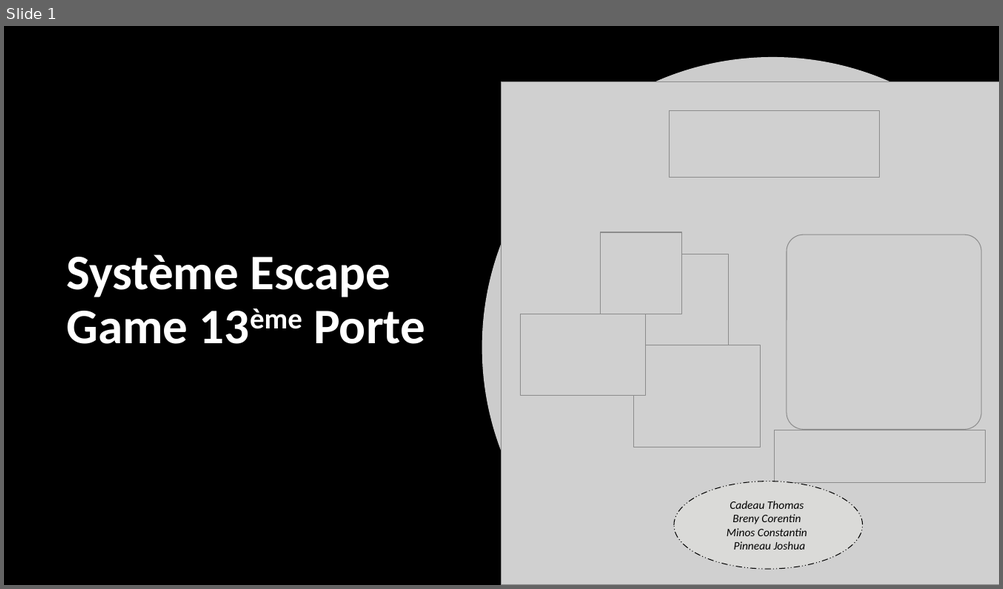
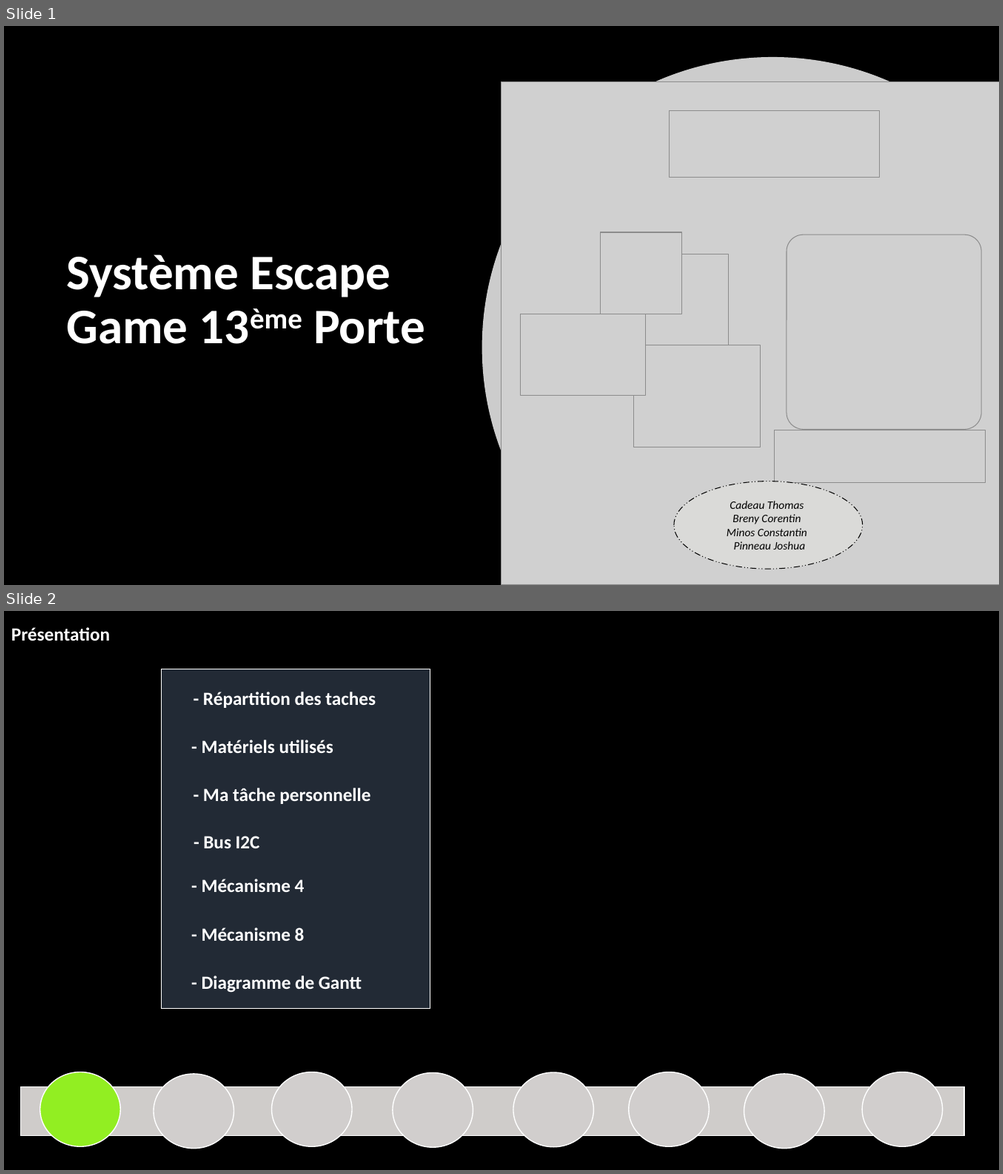
Before and after one commit to corentin-breny/Systeme_Escape_Game_13emePorte, a slide deck: Etudiants/Constantin/Constantin.MInos.RDPno1.pptx. Shown one above the other, each under a label of ours: slide 1 before the commit, slides 1 and 2 after it. The pictures are 1003x589 and 1003x1174 pixels, drawn with LibreOffice and Linux fonts; fonts in the diff are those of the drawing; grey boxes stand for pictures; background and template pictures are left out. Boxes give left, top, right and bottom in pixels: in the first picture for what was removed or moved away, otherwise in the second. Text is boxed around its words. In the diff, an @@ line names an element or a change of style, - is before the commit and + after.

```diff
--- a/Etudiants/Constantin/Constantin.MInos.RDPno1.pptx
+++ b/Etudiants/Constantin/Constantin.MInos.RDPno1.pptx
@@ slide 2 added at (4, 611, 999, 1170), background picture (left out) @@
@@ rectangle added at (4, 611, 999, 1170), fill #000000 @@
@@ text added at (11, 627, 110, 641), 18 pt, text #FFFFFF, bold @@
+Présentation
@@ rectangle added at (161, 669, 430, 1008), fill #222A35, outline #FFFFFF 0.75 pt @@
@@ text added at (203, 692, 375, 708), 18 pt, text #FFFFFF, bold @@
+- Répartition des taches
@@ text added at (202, 740, 333, 753), 18 pt, text #FFFFFF, bold @@
+- Matériels utilisés
@@ text added at (203, 788, 370, 804), 18 pt, text #FFFFFF, bold @@
+- Ma tâche personnelle
@@ text added at (203, 836, 260, 849), 18 pt, text #FFFFFF, bold @@
+- Bus I2C
@@ text added at (202, 879, 304, 892), 18 pt, text #FFFFFF, bold @@
+- Mécanisme 4
@@ text added at (202, 928, 304, 941), 18 pt, text #FFFFFF, bold @@
+- Mécanisme 8
@@ text added at (202, 976, 361, 993), 18 pt, text #FFFFFF, bold @@
+- Diagramme de Gantt
@@ ellipse added at (40, 1073, 120, 1147), fill #92EE22, outline #FFFFFF 1 pt @@
@@ ellipse added at (153, 1074, 234, 1149), fill #D1CECD, outline #FFFFFF 1 pt @@
@@ ellipse added at (272, 1073, 353, 1147), fill #D1CECD, outline #FFFFFF 1 pt @@
@@ ellipse added at (392, 1073, 473, 1148), fill #D1CECD, outline #FFFFFF 1 pt @@
@@ ellipse added at (514, 1073, 595, 1147), fill #D1CECD, outline #FFFFFF 1 pt @@
@@ ellipse added at (629, 1073, 709, 1147), fill #D1CECD, outline #FFFFFF 1 pt @@
@@ ellipse added at (744, 1074, 825, 1149), fill #D1CECD, outline #FFFFFF 1 pt @@
@@ ellipse added at (862, 1073, 942, 1147), fill #D1CECD, outline #FFFFFF 1 pt @@
@@ rectangle added at (20, 1087, 964, 1136), fill #CFCCCA, outline #FFFFFF 1 pt @@
```
Also in this commit, not shown: 4 slides changed, 3 other slides added, 4 slides removed, 1 other file.
